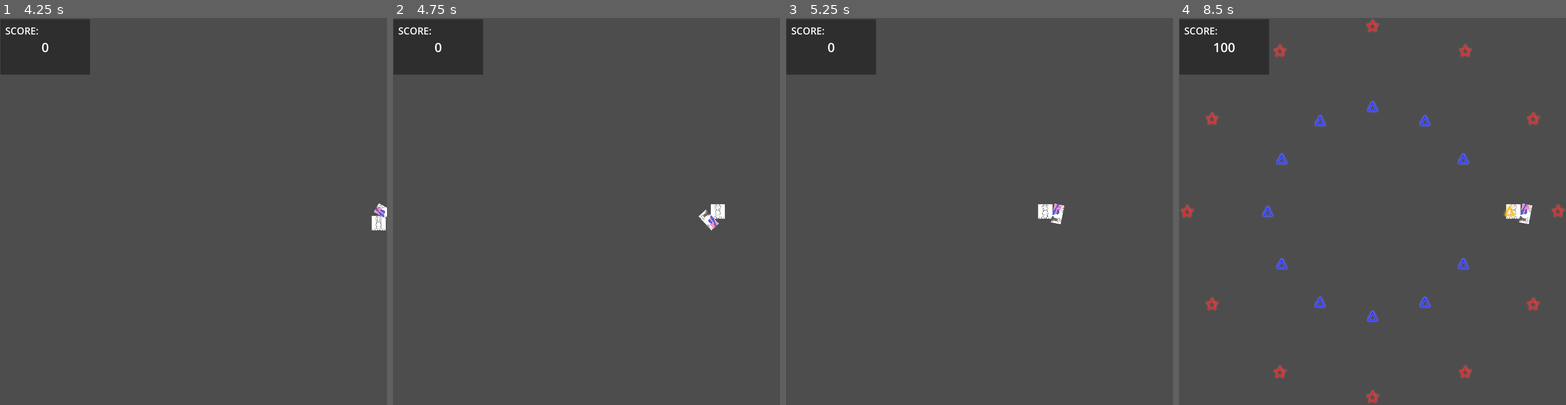
Above: before the commit, frames 1-4 (left to right).
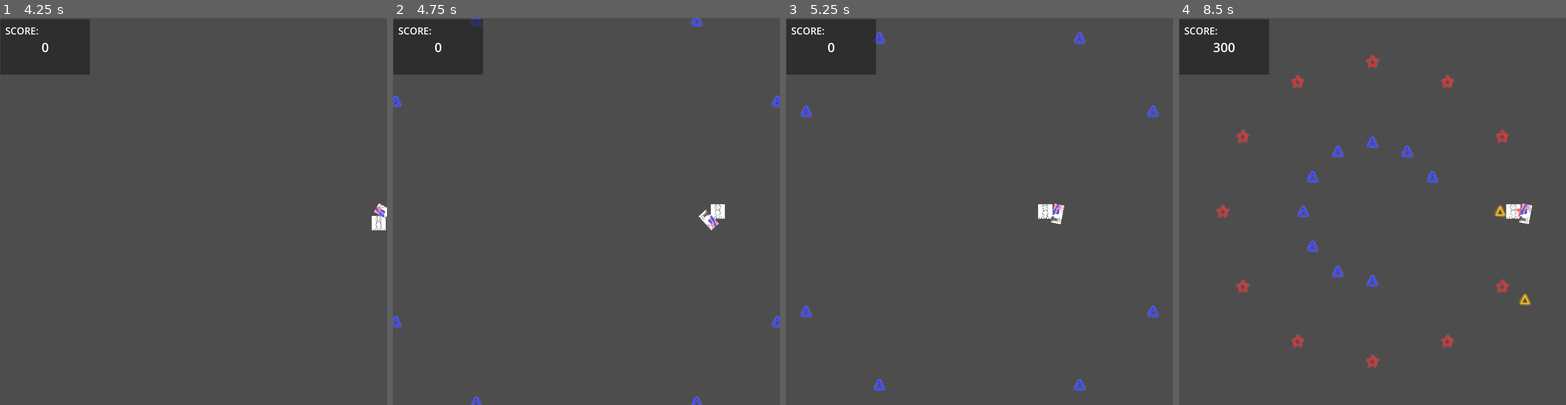
Above: after the commit, the same moments.

Repository: Restra9423/Jamfest-Spring-2026
Game: Godot game, scene res://UI/title.tscn
The game is run twice, just before and just after one commit, with the same random seed, the same clock (stepped at 60 frames per second) and the same inputs.
Inputs (mouse positions are in pixels of both pictures, inside the frame that each line leads up to):
- Up to frame 1 (4.25 s): click "Start" at 0.5 s; tap Enter at 1.25 s; move the mouse to (278, 192) at 1.27 s; hold D (Right) 1.28-2.03 s; click (278, 192) at 1.35 s; move the mouse to (116, 230) at 2.02 s; hold S (Down) 2.03-2.78 s; click (116, 230) at 2.1 s; move the mouse to (232, 126) at 2.77 s; hold D (Right) 2.78-3.53 s; click (232, 126) at 2.85 s; move the mouse to (174, 288) at 3.52 s; hold W (Up) from 3.53 s (still down); click (174, 288) at 3.6 s
- Up to frame 2 (4.75 s): move the mouse to (702, 269) at 4.27 s; release W (Up) at 4.28 s; hold A (Left) from 4.28 s (still down); click (702, 269) at 4.35 s
- Up to frame 3 (5.25 s): keep holding A (Left); move the mouse to (863, 153) at 5.02 s; click (863, 153) at 5.1 s
- Up to frame 4 (8.5 s): move the mouse to (1391, 211) at 5.77 s; release A (Left) at 5.78 s; hold S (Down) 5.78-6.53 s; click (1391, 211) at 5.85 s; move the mouse to (1314, 114) at 6.52 s; hold D (Right) 6.53-7.28 s; click (1314, 114) at 6.6 s; move the mouse to (1457, 192) at 7.27 s; hold W (Up) 7.28-8.03 s; click (1457, 192) at 7.35 s; move the mouse to (1295, 230) at 8.02 s; hold D (Right) from 8.03 s (still down); click (1295, 230) at 8.1 s

Frame 1 is identical in both runs. In frame 2, 0.4% of the frame differs, in the area x 0-100%, y 0-100%; in frame 3, 0.5%; in frame 4, 3.3%.

Commit message:
Wall Bullet initial code + spawner tweaks

Diff:
--- a/Prefabs/Bullet Patterns/DefaultPattern.tscn
+++ b/Prefabs/Bullet Patterns/DefaultPattern.tscn
@@ -3,7 +3,7 @@
 [ext_resource type="PackedScene" uid="uid://cnip621aht0tq" path="res://Prefabs/Bullet.tscn" id="1_e46sn"]
 [ext_resource type="Script" uid="uid://hj8v4jdh4olm" path="res://Scripts/bulletPattern.gd" id="1_qrmbs"]
 
-[node name="ParryCirclePattern1" type="Node2D" unique_id=448704251]
+[node name="PatternBase" type="Node2D" unique_id=448704251]
 script = ExtResource("1_qrmbs")
 
 [node name="Bullet" parent="." unique_id=979420319 instance=ExtResource("1_e46sn")]
--- /dev/null
+++ b/Prefabs/Bullet Patterns/WallPattern1.tscn
@@ -0,0 +1,11 @@
+[gd_scene format=3 uid="uid://cusie7jxxcoh8"]
+
+[ext_resource type="Script" uid="uid://hj8v4jdh4olm" path="res://Scripts/bulletPattern.gd" id="1_hou26"]
+[ext_resource type="PackedScene" uid="uid://tp7r53disc88" path="res://Prefabs/WallBullet.tscn" id="2_hou26"]
+
+[node name="WallPattern1" type="Node2D" unique_id=448704251]
+script = ExtResource("1_hou26")
+
+[node name="WallBullet" parent="." unique_id=971489900 instance=ExtResource("2_hou26")]
+angle = 180.0
+timeToDestroy = 20.0
--- a/Prefabs/Bullet.tscn
+++ b/Prefabs/Bullet.tscn
@@ -22,10 +22,11 @@
 shape = SubResource("CircleShape2D_62lvt")
 
 [node name="StartTimer" type="Timer" parent="." unique_id=820223275]
+wait_time = 0.1
 autostart = true
 
 [node name="DestroyTimer" type="Timer" parent="." unique_id=1871037056]
-wait_time = 10.0
+wait_time = 20.0
 
 [connection signal="body_entered" from="." to="." method="_on_body_entered"]
 [connection signal="timeout" from="StartTimer" to="." method="_on_start_timer_timeout"]
--- /dev/null
+++ b/Prefabs/WallBullet.tscn
@@ -0,0 +1,26 @@
+[gd_scene format=3 uid="uid://tp7r53disc88"]
+
+[ext_resource type="Texture2D" uid="uid://cceifegay3pyi" path="res://Art/Bullets/PurpleRectangleBullet.png" id="1_3ynjt"]
+[ext_resource type="Script" uid="uid://b6gensplqhwmb" path="res://Scripts/wallBullet.gd" id="1_7cy8k"]
+
+[sub_resource type="RectangleShape2D" id="RectangleShape2D_ep51s"]
+size = Vector2(140, 632)
+
+[node name="WallBullet" type="Area2D" unique_id=971489900]
+collision_layer = 8
+collision_mask = 2
+script = ExtResource("1_7cy8k")
+
+[node name="CollisionShape2D" type="CollisionShape2D" parent="." unique_id=1775469266]
+position = Vector2(5, -13)
+shape = SubResource("RectangleShape2D_ep51s")
+
+[node name="Sprite2D" type="Sprite2D" parent="." unique_id=1559137290]
+texture = ExtResource("1_3ynjt")
+
+[node name="StartTimer" type="Timer" parent="." unique_id=1252826584]
+wait_time = 0.1
+autostart = true
+
+[node name="DestroyTimer" type="Timer" parent="." unique_id=2095489097]
+wait_time = 20.0
--- a/Scripts/bulletPattern.gd
+++ b/Scripts/bulletPattern.gd
@@ -3,7 +3,8 @@
 @export var patternShape: Bullet.BulletShapes
 
 func _ready() -> void:
-	for child: Bullet in get_children():
-		child.initializeSprite(patternShape)
+	for child in get_children():
+		if child is Bullet:
+			child.initializeSprite(patternShape)
 		child.reparent(get_parent())
 	queue_free()
--- a/Scripts/patternSpawner.gd
+++ b/Scripts/patternSpawner.gd
@@ -8,9 +8,14 @@
 # Create an array of references to each existing bullet pattern
 var patternList = [parryCirclePattern1, unparryCirclePattern1]
 
+func _on_ready() -> void:
+	waveTimer.wait_time = 0.0
+
 # Randomly call a pattern from that array, repeat infinitely
 # Increase bullet speed and decrease time between waves over time
 func _on_wave_timer_timeout() -> void:
+	if totalWaves < 1:
+		waveTimer.wait_time = 3.0
 	totalWaves += 1
 	var currentWave = patternList[randi_range(0, patternList.size()-1)].instantiate()
 	add_child(currentWave)
--- /dev/null
+++ b/Scripts/wallBullet.gd
@@ -0,0 +1,29 @@
+extends Area2D
+
+@export var speed : float = 200.0
+@export_range(0, 360) var angle : float
+@export var ownerGroup : String
+@export var timeToDestroy : float
+@onready var destroyTimer : Timer = $DestroyTimer
+@onready var startTimer : Timer = $StartTimer
+@onready var moveDir : Vector2
+
+var timeToStart : bool = false
+
+func _ready():
+	moveDir = Vector2.RIGHT.rotated(deg_to_rad(angle))
+	destroyTimer.wait_time = timeToDestroy
+	destroyTimer.start()
+
+func _process (delta):
+	if (timeToStart):
+		translate(moveDir * speed * delta)
+
+func _on_body_entered(_body: Node2D) -> void:
+	_body.velocity = -1
+
+func _on_start_timer_timeout() -> void:
+	timeToStart = true
+
+func _on_destroy_timer_timeout() -> void:
+	queue_free()
Binary file added: Art/Bullets/PurpleRectangleBullet.png
Not shown, added: Art/Bullets/PurpleRectangleBullet.png.import
Not shown, added: Scripts/wallBullet.gd.uid
